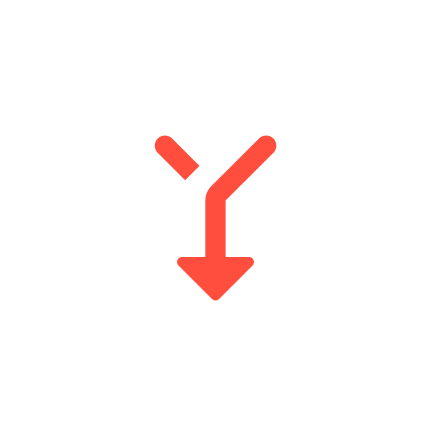
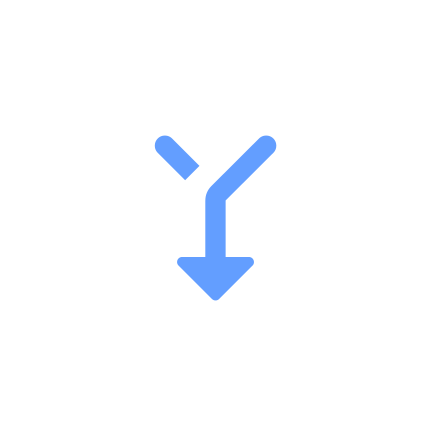
Layers edited between the first and the second 432px x 432px image:
pixels changed over [154, 135, 277, 301] (layer not identified)
